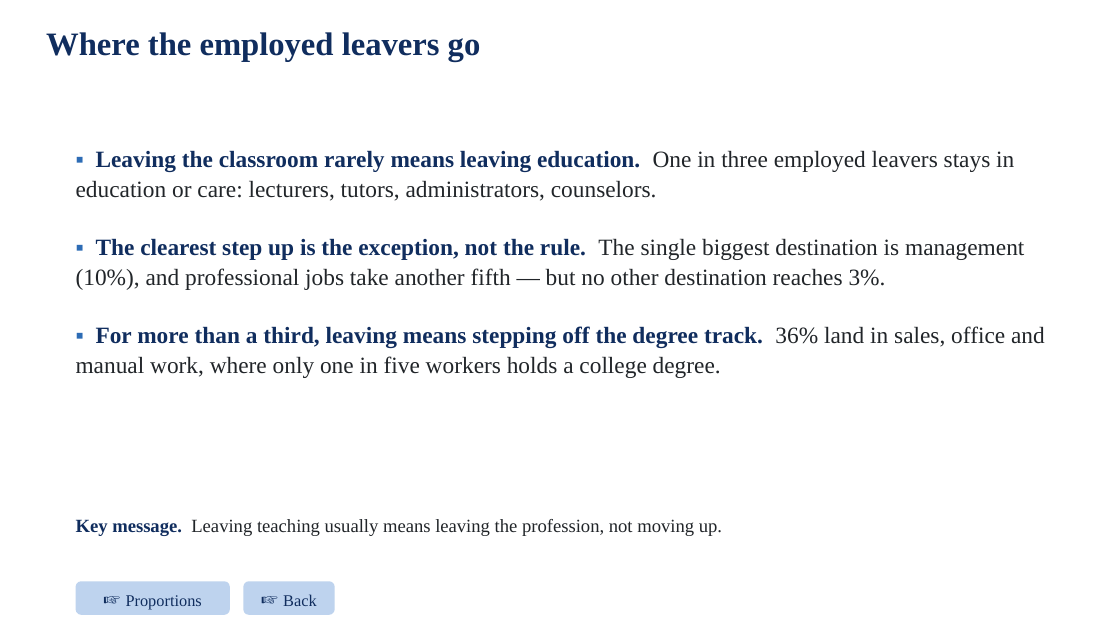
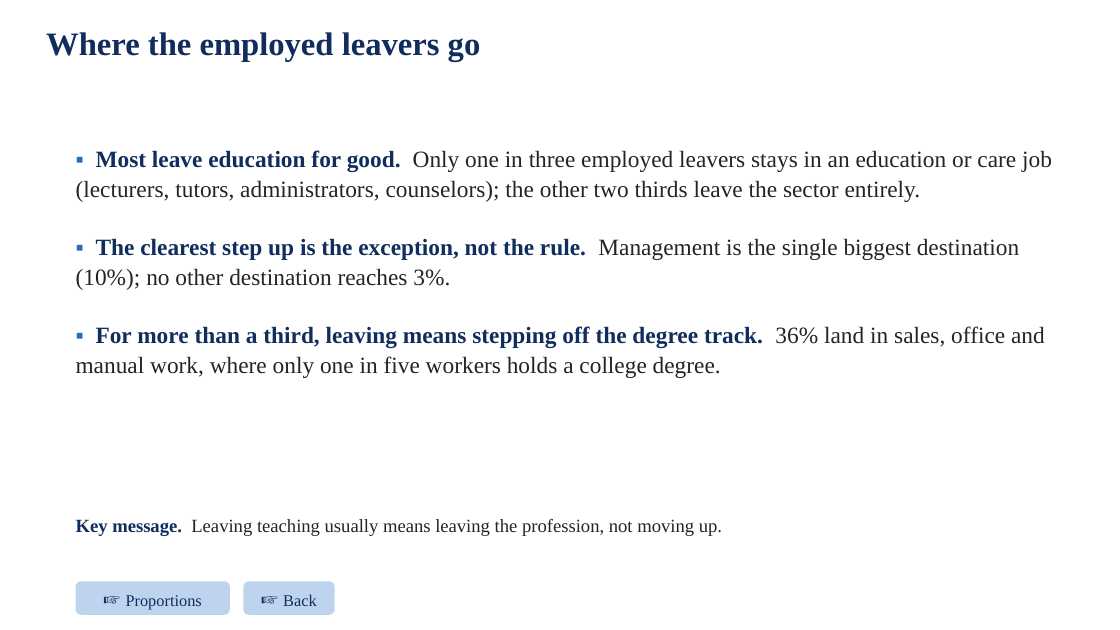
Before and after one commit to jedr1-ship-it/Alternative-Pathways----Quant, a slide deck: slide 1 of report/data_cluster/whereleaversgo_slide.pptx. Drawn at 1120x630 pixels with LibreOffice and Linux fonts; fonts in the diff are those of the drawing. Boxes give left, top, right and bottom in pixels: in the first picture for what was removed or moved away, otherwise in the second. Text is boxed around its words. In the diff, an @@ line names an element or a change of style, - is before the commit and + after.

```diff
--- a/report/data_cluster/whereleaversgo_slide.pptx
+++ b/report/data_cluster/whereleaversgo_slide.pptx
@@ text at box(76, 150, 1052, 290): text changed @@
-▪ Leaving the classroom rarely means leaving education. One in three employed leavers stays in education or care: lecturers, tutors, administrators, counselors.
-▪ The clearest step up is the exception, not the rule. The single biggest destination is management (10%), and professional jobs take another fifth — but no other destination reaches 3%.
+▪ Most leave education for good. Only one in three employed leavers stays in an education or care job (lecturers, tutors, administrators, counselors); the other two thirds leave the sector entirely.
+▪ The clearest step up is the exception, not the rule. Management is the single biggest destination (10%); no other destination reaches 3%.
```
